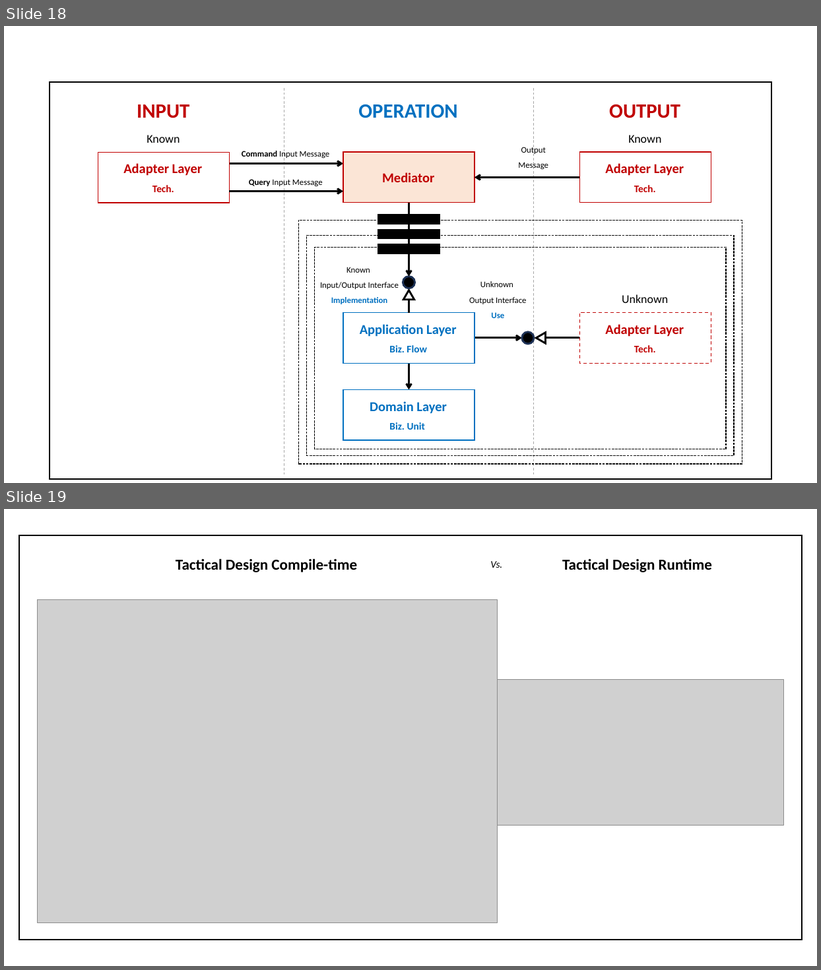
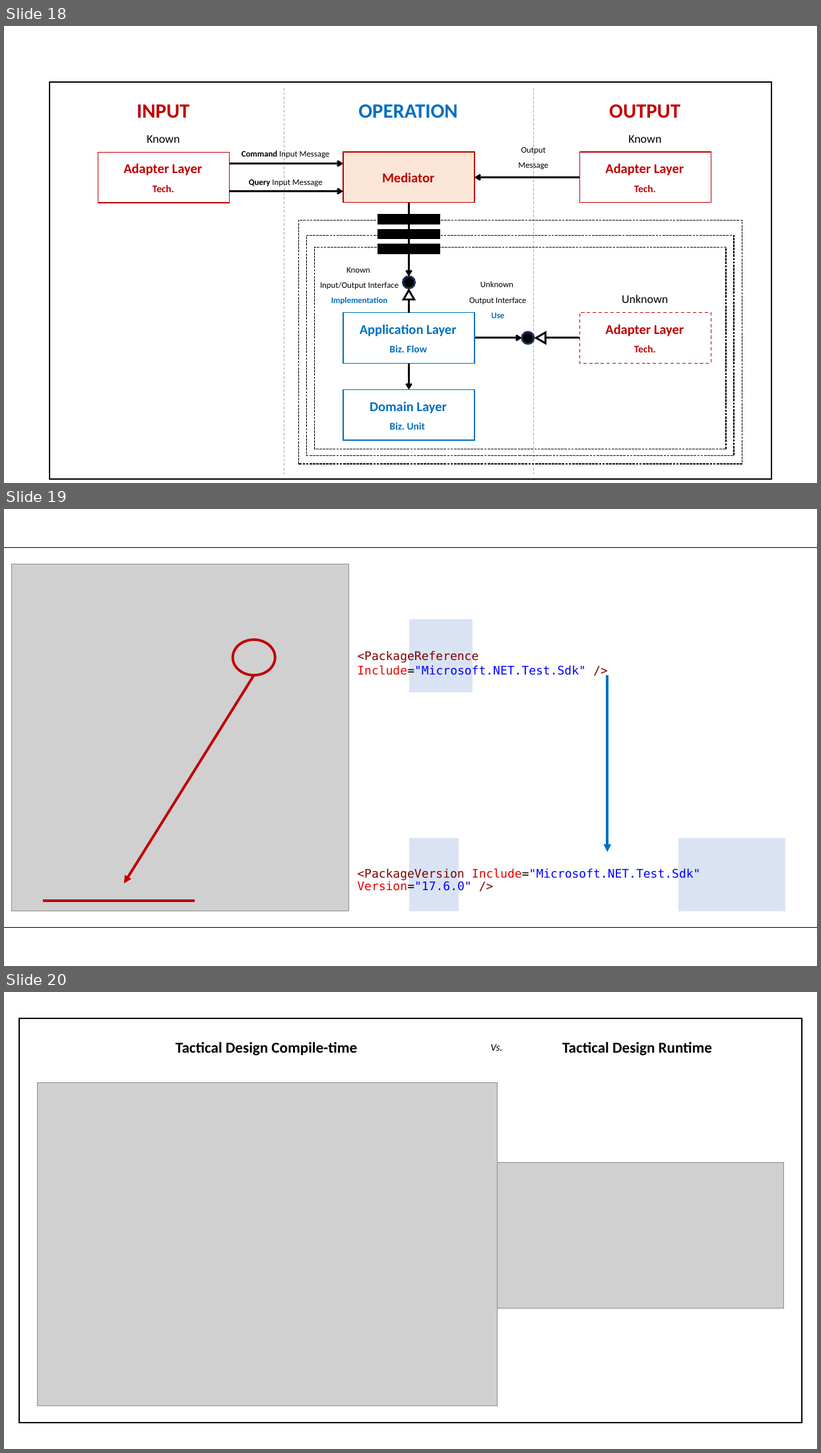
Before and after one commit to hhko/beyondcode, a slide deck: README.pptx. Shown one above the other, each under a label of ours: slides 18 and 19 before the commit, slides 18, 19 and 20 after it. The pictures are 821x970 and 821x1453 pixels, drawn with LibreOffice and Linux fonts; fonts in the diff are those of the drawing; grey boxes stand for pictures. Boxes give left, top, right and bottom in pixels: in the first picture for what was removed or moved away, otherwise in the second. Text is boxed around its words. In the diff, an @@ line names an element or a change of style, - is before the commit and + after.

```diff
--- a/README.pptx
+++ b/README.pptx
@@ slide 19 added at (x1=4, y1=509, x2=817, y2=966), background #FFFFFF @@
@@ rectangle added at (x1=4, y1=547, x2=817, y2=927), outline #000000 1.5 pt, 18 pt, text #FFFFFF @@
+`
@@ picture added at (x1=11, y1=564, x2=349, y2=912) @@
@@ rectangle added at (x1=411, y1=620, x2=473, y2=692), fill #DAE3F3, outline #DAE3F3 1 pt @@
@@ ellipse added at (x1=233, y1=640, x2=275, y2=675), outline #C00000 3 pt @@
@@ text added at (x1=357, y1=651, x2=586, y2=675), 14 pt, text #0000FF @@
+<PackageReference Include="Microsoft.NET.Test.Sdk" />
@@ arrow added from (254, 675) to (124, 883), #C00000 3 pt @@
@@ arrow added from (608, 675) to (608, 852), #0070C0 3 pt @@
@@ rectangle added at (x1=411, y1=839, x2=459, y2=912), fill #DAE3F3, outline #DAE3F3 1 pt @@
@@ rectangle added at (x1=679, y1=839, x2=785, y2=912), fill #DAE3F3, outline #DAE3F3 1 pt @@
@@ text added at (x1=357, y1=869, x2=701, y2=891), 14 pt, text #0000FF @@
+<PackageVersion Include="Microsoft.NET.Test.Sdk" Version="17.6.0" />
@@ line added from (42, 901) to (194, 901), #C00000 3 pt @@
@@ what was slide 19 is now slide 20 @@
```
Also in this commit, not shown: 12 other files.
